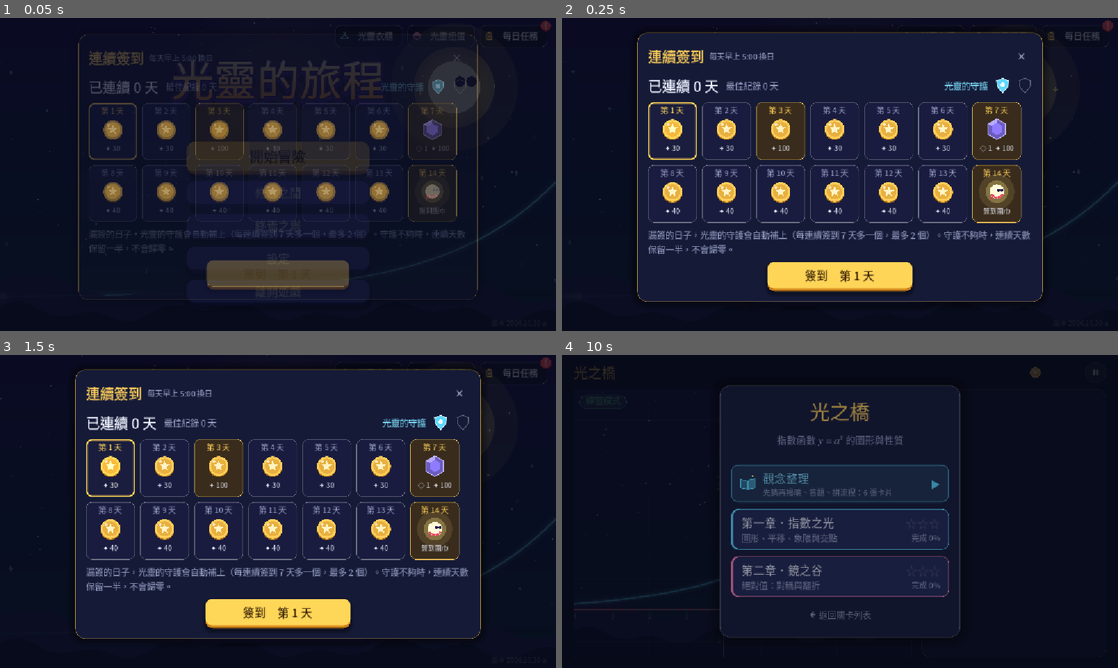
Above: before the commit, frames 1-4 (two rows, left to right).
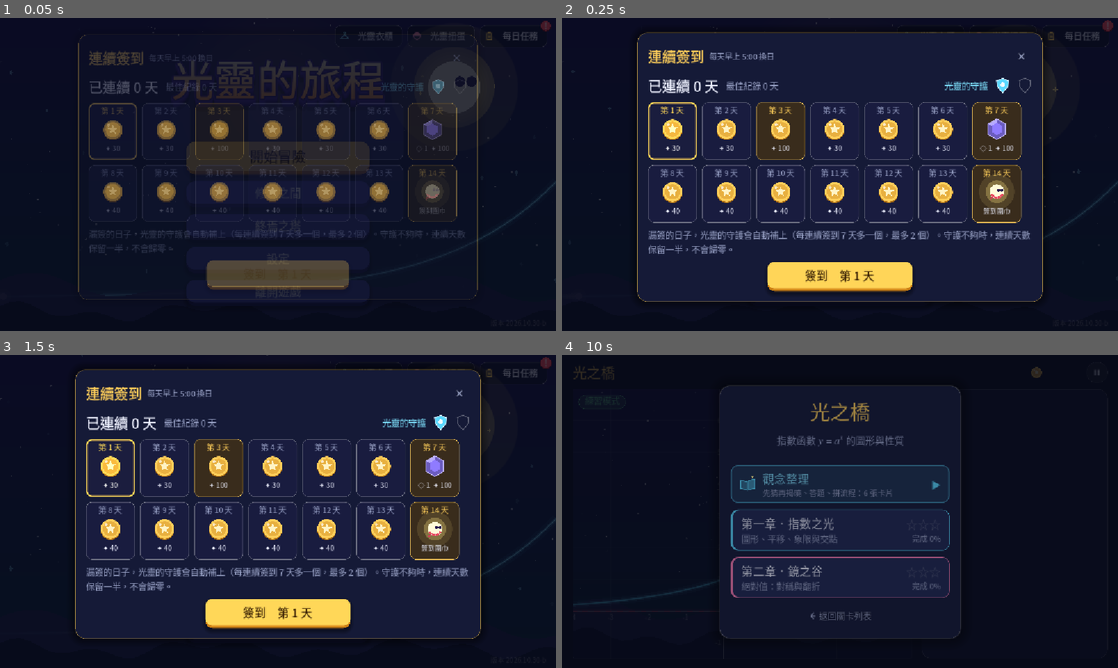
Above: after the commit, the same moments.

Repository: sam2068csie/light-spirit-journey
Game: Godot game, scene res://main_menu.tscn
The game is run twice, just before and just after one commit, with the same random seed, the same clock (stepped at 60 frames per second) and the same inputs.
Inputs (mouse positions are in pixels of both pictures, inside the frame that each line leads up to):
- Up to frame 1 (0.05 s): no input
- Up to frame 2 (0.25 s): no input
- Up to frame 3 (1.5 s): click "修煉之間" at 0.5 s; click "終焉之塔" at 1.25 s
- Up to frame 4 (10 s): click "設定" at 2 s; click "離開遊戲" at 2.75 s; click "每日任務" at 3.5 s; click "光靈扭蛋" at 4.25 s; click "光靈衣櫃" at 5 s; click "✕" at 5.75 s; click "開始冒險" at 6.5 s; click "繼續冒險 ▶" at 7.25 s; click "略過 ▸▸" at 8 s; tap Enter at 8.75 s; drag from (840, 511) to (895, 442) at 8.77 s; click "出發 ▶" at 9.5 s

The runs differ from the first frame. In frame 4, 3.5% of the frame differs, in the area x 2-97%, y 3-91%.

Commit message:
回饋動畫：答對星星光環、答錯畫面晃動泛紅、過關紙花；按鈕按壓回彈；換場景滑入 (BUILD 2026.10.30-b)
Co-Authored-By: Claude Opus 5.5 <noreply@anthropic.com>
Claude-Session: https://claude.ai/code/session_01RombajUyooAJ6yvir5uviP

Diff:
--- /dev/null
+++ b/data/fx_layer.gd
@@ -0,0 +1,130 @@
+extends Control
+## 全遊戲共用的回饋特效層（掛在遊戲管家的 CanvasLayer 上，蓋在所有畫面上面，不擋點擊）
+##   good(pos)   答對：從點的位置炸出一圈金色星星＋擴散光環，畫面邊緣微微亮綠光
+##   bad()       答錯：畫面輕輕左右晃一下，邊緣泛紅
+##   big(pos)    過關、大獎：彩色紙片從上方灑下＋大光環
+## 由 game.gd 的 sfx() 自動呼叫，關卡不用自己寫。
+const UITheme := preload("game_theme.gd")
+
+var parts: Array = []      # [{p, v, life, max, col, r, kind, rot, spin}]
+var rings: Array = []      # [{p, t, max, col, r}]
+var edge_col := Color(0, 0, 0, 0)
+var edge_a := 0.0
+
+const GOOD_COLS := [UITheme.GOLD, UITheme.GOLD_LIGHT, UITheme.GOOD, UITheme.CYAN_LIGHT]
+const CONFETTI := [UITheme.GOLD, UITheme.CYAN, UITheme.PINK, UITheme.LIME, UITheme.VIOLET, UITheme.ORANGE]
+
+
+func _ready() -> void:
+	mouse_filter = Control.MOUSE_FILTER_IGNORE
+	set_anchors_and_offsets_preset(Control.PRESET_FULL_RECT)
+	set_process(false)
+
+
+func good(pos: Vector2) -> void:
+	for i in 14:
+		var a := randf() * TAU
+		var sp := randf_range(160.0, 340.0)
+		parts.append({"p": pos, "v": Vector2(cos(a), sin(a)) * sp, "life": 0.0, "max": randf_range(0.45, 0.7),
+			"col": GOOD_COLS[i % GOOD_COLS.size()], "r": randf_range(4.0, 7.5), "kind": "star", "rot": randf() * TAU, "spin": randf_range(-6.0, 6.0)})
+	rings.append({"p": pos, "t": 0.0, "max": 0.45, "col": UITheme.GOLD_LIGHT, "r": 70.0})
+	_edge(UITheme.GOOD, 0.22)
+	_go()
+
+
+func bad() -> void:
+	_edge(UITheme.BAD, 0.4)
+	var sc := get_tree().current_scene as Control
+	if sc != null:
+		var tw := sc.create_tween()
+		for k in [10.0, -8.0, 6.0, -3.0, 0.0]:
+			tw.tween_property(sc, "position:x", k, 0.045)
+	_go()
+
+
+func big(pos: Vector2) -> void:
+	var w := size.x
+	for i in 46:
+		parts.append({"p": Vector2(randf() * w, randf_range(-60.0, -10.0)), "v": Vector2(randf_range(-40.0, 40.0), randf_range(120.0, 260.0)),
+			"life": 0.0, "max": randf_range(1.6, 2.4), "col": CONFETTI[i % CONFETTI.size()], "r": randf_range(4.0, 7.0),
+			"kind": "paper", "rot": randf() * TAU, "spin": randf_range(-8.0, 8.0)})
+	rings.append({"p": pos, "t": 0.0, "max": 0.7, "col": UITheme.GOLD, "r": 160.0})
+	_edge(UITheme.GOLD, 0.3)
+	_go()
+
+
+func _edge(c: Color, a: float) -> void:
+	edge_col = c
+	edge_a = a
+
+
+func _go() -> void:
+	set_process(true)
+	queue_redraw()
+
+
+func _process(delta: float) -> void:
+	for p in parts:
+		p.life += delta
+		p.p += p.v * delta
+		p.rot += p.spin * delta
+		if p.kind == "star":
+			p.v *= exp(-4.0 * delta)
+			p.v.y += 260.0 * delta
+		else:
+			p.v.x += sin(p.life * 4.0 + p.rot) * 60.0 * delta     # 紙片左右飄
+	parts = parts.filter(func(p): return p.life < p.max)
+	for r in rings:
+		r.t += delta
+	rings = rings.filter(func(r): return r.t < r.max)
+	edge_a = maxf(0.0, edge_a - delta * 0.9)
+	if parts.is_empty() and rings.is_empty() and edge_a <= 0.0:
+		set_process(false)
+	queue_redraw()
+
+
+func _draw() -> void:
+	if edge_a > 0.0:
+		_draw_edge()
+	for r in rings:
+		var k: float = r.t / r.max
+		var e: float = 1.0 - pow(1.0 - k, 3.0)
+		var c: Color = r.col
+		c.a = (1.0 - k) * 0.7
+		draw_arc(r.p, r.r * (0.25 + e), 0.0, TAU, 48, c, 4.0 * (1.0 - k) + 1.0, true)
+	for p in parts:
+		var k: float = p.life / p.max
+		var c: Color = p.col
+		c.a = 1.0 - k * k
+		if p.kind == "star":
+			_star(p.p, p.r * (1.0 - 0.5 * k), p.rot, c)
+		else:
+			var d: Vector2 = Vector2(cos(p.rot), sin(p.rot))
+			var w: float = absf(sin(p.life * 7.0 + p.rot)) * p.r + 1.0    # 翻轉：寬度忽大忽小
+			var n: Vector2 = Vector2(-d.y, d.x)
+			draw_colored_polygon(PackedVector2Array([p.p + d * p.r + n * w * 0.5, p.p - d * p.r + n * w * 0.5,
+				p.p - d * p.r - n * w * 0.5, p.p + d * p.r - n * w * 0.5]), c)
+
+
+## 畫面四邊往內漸淡的一圈光
+func _draw_edge() -> void:
+	var c := edge_col
+	var band := 70.0
+	var steps := 7
+	for i in steps:
+		var a := edge_a * pow(1.0 - float(i) / steps, 2.0) * 0.55
+		var col := Color(c.r, c.g, c.b, a)
+		var o := band * i / steps
+		var t := band / steps
+		draw_rect(Rect2(0, o, size.x, t), col)
+		draw_rect(Rect2(0, size.y - o - t, size.x, t), col)
+		draw_rect(Rect2(o, 0, t, size.y), col)
+		draw_rect(Rect2(size.x - o - t, 0, t, size.y), col)
+
+
+func _star(c: Vector2, r: float, rot: float, col: Color) -> void:
+	var pts := PackedVector2Array()
+	for i in 8:
+		var a := rot + i * PI / 4.0
+		pts.append(c + Vector2(cos(a), sin(a)) * (r if i % 2 == 0 else r * 0.38))
+	draw_colored_polygon(pts, col)
--- a/data/game.gd
+++ b/data/game.gd
@@ -93,6 +93,8 @@
 var _pool_i := 0
 var _snd := {}
 var _fade: ColorRect
+var fx: Control                 # 回饋特效層（fx_layer.gd）：答對星星、答錯晃動、過關紙花
+var _last_press := Vector2(-1, -1)    # 最後一次按下的位置：答對的星星從這裡炸開
 var _changing := false
 var _last_tick := 0
 var _duck_tween: Tween
@@ -131,6 +133,11 @@
 		p.bus = "SFX"
 		add_child(p)
 		_pool.append(p)
+	var fxl := CanvasLayer.new()
+	fxl.layer = 90
+	add_child(fxl)
+	fx = preload("fx_layer.gd").new()
+	fxl.add_child(fx)
 	var layer := CanvasLayer.new()
 	layer.layer = 100
 	add_child(layer)
@@ -143,6 +150,9 @@
 
 func _ready() -> void:
 	get_tree().set_quit_on_go_back(false)   # 手機的「返回鍵」交給各畫面自己處理
+	get_tree().node_added.connect(_on_node_added)
+	for b in get_tree().root.find_children("*", "BaseButton", true, false):
+		_on_node_added(b)
 	if OS.has_feature("mobile"):
 		# 手機常是 90／120 Hz 螢幕：鎖在 60 幀，節奏穩定不忽快忽慢，也比較不會發熱降頻
 		Engine.max_fps = FPS_ACTIVE
@@ -550,7 +560,7 @@
 
 const DQ := preload("daily_quests.gd")
 ## 版本號（主畫面右下角會顯示）：每次交給你新的檔案時更新，方便確認手機上裝的是不是最新版
-const BUILD := "2026.10.30-a"
+const BUILD := "2026.10.30-b"
 
 
 ## 讀取各單元的資料；舊存檔（還沒有單元的版本）的今日修煉、終焉之塔紀錄搬到「指數與對數」
@@ -1123,6 +1133,15 @@
 	get_tree().change_scene_to_packed(ps)
 	await get_tree().process_frame
 	await get_tree().process_frame
+	# 新畫面從稍微放大、偏下的位置滑進來，配合黑幕淡出
+	var sc := get_tree().current_scene as Control
+	if sc != null:
+		sc.pivot_offset = sc.size / 2.0
+		sc.scale = Vector2(1.03, 1.03)
+		sc.position = Vector2(0, 10)
+		var tw3 := sc.create_tween().set_parallel()
+		tw3.tween_property(sc, "scale", Vector2.ONE, 0.38).set_trans(Tween.TRANS_CUBIC).set_ease(Tween.EASE_OUT)
+		tw3.tween_property(sc, "position", Vector2.ZERO, 0.38).set_trans(Tween.TRANS_CUBIC).set_ease(Tween.EASE_OUT)
 	var tw2 := create_tween()
 	tw2.tween_property(_fade, "color:a", 0.0, 0.3)
 	await tw2.finished
@@ -1178,6 +1197,8 @@
 
 ## 碰螢幕、滑鼠、鍵盤：回到 60 幀
 func _input(e: InputEvent) -> void:
+	if (e is InputEventMouseButton and e.pressed) or (e is InputEventScreenTouch and e.pressed):
+		_last_press = e.position
 	if e is InputEventScreenTouch or e is InputEventScreenDrag or e is InputEventMouseButton or e is InputEventKey \
 			or (e is InputEventMouseMotion and e.button_mask != 0):
 		wake()
@@ -1199,9 +1220,12 @@
 			play("bell", semi(-5), -15.0)
 			play("bell", semi(2), -17.0, 0.05)
 		"correct":
+			_fx_good()
 			play("bell", semi(7), -5.0)
 			play("bell", semi(12), -3.0, 0.08)
 		"wrong":
+			if fx:
+				fx.bad()
 			play("bonk", 1.0, -4.0)
 		"gem":
 			play("bell", semi(scale_semi(5 + i)), -4.0)
@@ -1217,14 +1241,49 @@
 		"count":
 			play("bell", semi(scale_semi(2 + 2 * i)), -12.0)
 		"success":
+			_fx_good()
 			for k in 5:
 				play("bell", semi(scale_semi(k + 3)), -6.0 + k, 0.065 * k)
 		"fanfare":
+			if fx:
+				fx.big(fx.size / 2.0)
 			var seq := [0, 2, 4, 5, 7, 10]
 			for k in seq.size():
 				play("bell", semi(scale_semi(seq[k])), -5.0, 0.11 * k)
 			play("bell", semi(-12), -8.0, 0.66)
 			play("bell", semi(scale_semi(10)), -2.0, 0.66)
+
+
+func _fx_good() -> void:
+	if fx == null:
+		return
+	var p := _last_press
+	if p.x < 0.0 or not fx.get_rect().has_point(p):
+		p = fx.size / 2.0
+	fx.good(p)
+
+
+## 按鈕按下去縮一下、放開彈回來（全遊戲的 Button 自動套用）
+func _on_node_added(n: Node) -> void:
+	if n is BaseButton and not n.has_meta("no_bounce"):
+		n.button_down.connect(_btn_bounce.bind(n, true))
+		n.button_up.connect(_btn_bounce.bind(n, false))
+
+
+func _btn_bounce(b: BaseButton, down: bool) -> void:
+	if not is_instance_valid(b) or b.disabled or b.size.x > 700.0:
+		return
+	b.pivot_offset = b.size / 2.0
+	if b.has_meta("_bt"):
+		var old: Tween = b.get_meta("_bt")
+		if old and old.is_valid():
+			old.kill()
+	var tw := b.create_tween()
+	if down:
+		tw.tween_property(b, "scale", Vector2(0.94, 0.94), 0.06).set_trans(Tween.TRANS_QUAD).set_ease(Tween.EASE_OUT)
+	else:
+		tw.tween_property(b, "scale", Vector2.ONE, 0.28).set_trans(Tween.TRANS_BACK).set_ease(Tween.EASE_OUT)
+	b.set_meta("_bt", tw)
 
 
 ## 光靈奔跑時的音：t 為 0（畫面底部）～1（畫面頂端），對應五聲音階
